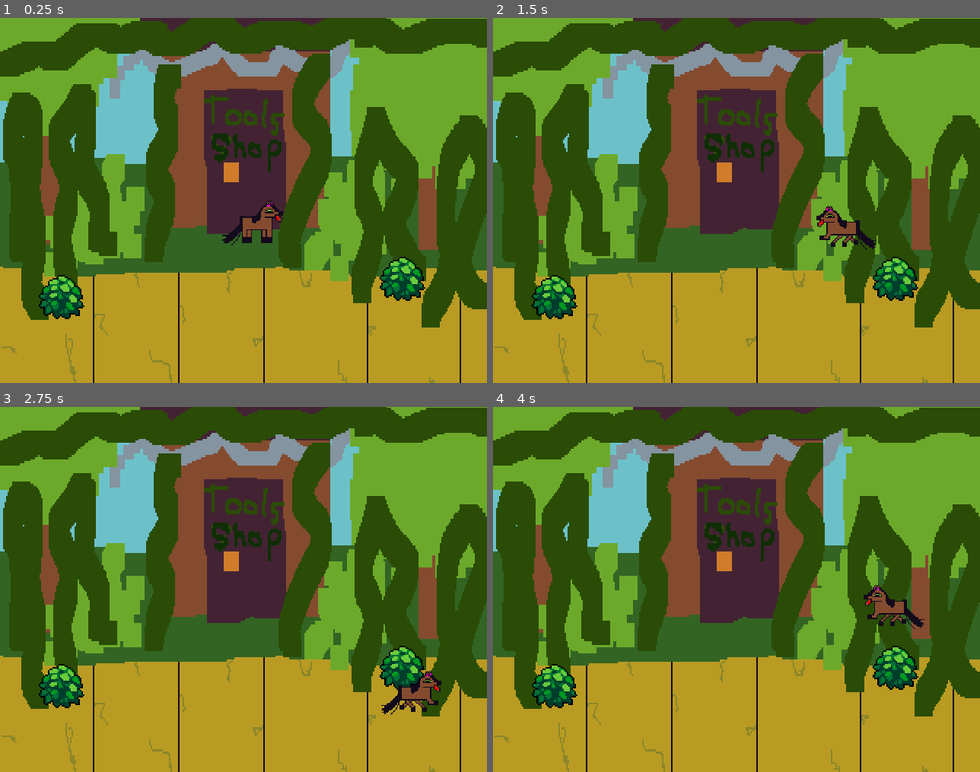
Above: before the commit, frames 1-4 (two rows, left to right).
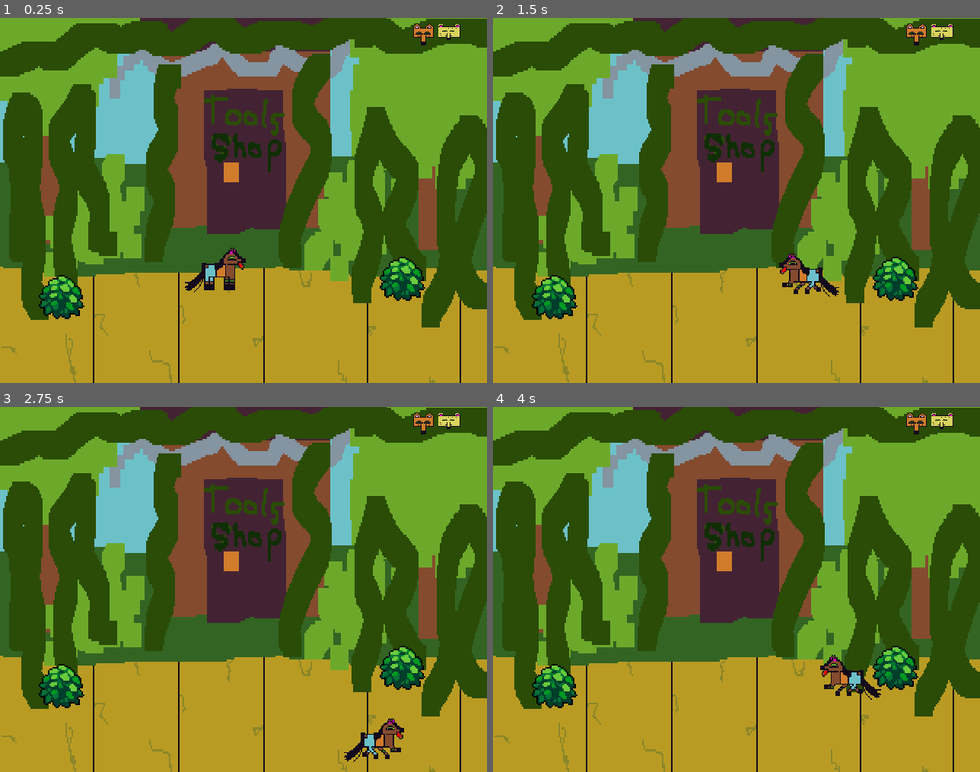
Above: after the commit, the same moments.

Repository: nicksergeant/animal-topia
Game: Godot game, scene res://World.tscn
Two runs of this game, one before a commit and one after it. Both use one fixed random seed, a clock stepped at 60 frames per second and the inputs below.
Inputs (mouse positions are in pixels of both pictures, inside the frame that each line leads up to):
- Up to frame 1 (0.25 s): no input
- Up to frame 2 (1.5 s): tap Enter at 0.5 s; move the mouse to (843, 182) at 0.52 s; hold Right (ui_right) 0.53-1.28 s; click (843, 182) at 0.67 s; move the mouse to (639, 218) at 1.27 s; hold Down (ui_down) from 1.28 s (still down); click (639, 218) at 1.42 s
- Up to frame 3 (2.75 s): move the mouse to (292, 509) at 2.02 s; release Down (ui_down) at 2.03 s; hold Right (ui_right) from 2.03 s (still down); click (292, 509) at 2.17 s
- Up to frame 4 (4 s): move the mouse to (712, 662) at 2.77 s; release Right (ui_right) at 2.78 s; hold Up (ui_up) 2.78-3.53 s; click (712, 662) at 2.92 s; move the mouse to (882, 644) at 3.52 s; hold Left (ui_left) from 3.53 s (still down); click (882, 644) at 3.67 s

The runs differ from the first frame. In frame 1, 1.7% of the frame differs, in the area x 37-95%, y 1-76%; in frame 2, 1.6%; in frame 3, 1.6%; in frame 4, 1.6%.

Commit message:
Char switching that doesn't work

Diff:
--- /dev/null
+++ b/Player/CheetahIcon.gd
@@ -0,0 +1,11 @@
+extends Sprite
+
+onready var playerSprite = get_node("/root/World/Player/CharacterSprite")
+
+func _unhandled_input(event):
+    if event is InputEventMouseButton and event.pressed and not event.is_echo() and event.button_index == BUTTON_LEFT:
+        var pos = position + offset - ( (texture.get_size() / 2.0) if centered else Vector2() ) # added this 2
+        if Rect2(pos, texture.get_size()).has_point(event.position): # added this
+            print("Cheetah")
+            playerSprite.texture = load("res://Player/Cheetah.png")
+            get_tree().set_input_as_handled() # if you don't want subsequent input callbacks to respond to this input
--- /dev/null
+++ b/Player/FoxIcon.gd
@@ -0,0 +1,11 @@
+extends Sprite
+
+onready var playerSprite = get_node("/root/World/Player/CharacterSprite")
+
+func _unhandled_input(event):
+    if event is InputEventMouseButton and event.pressed and not event.is_echo() and event.button_index == BUTTON_LEFT:
+        var pos = position + offset - ( (texture.get_size() / 2.0) if centered else Vector2() ) # added this 2
+        if Rect2(pos, texture.get_size()).has_point(event.position): # added this
+            print("Fox")
+            playerSprite.texture = load("res://Player/Fox.png")
+            get_tree().set_input_as_handled() # if you don't want subsequent input callbacks to respond to this input
--- a/Player/Player.tscn
+++ b/Player/Player.tscn
@@ -11,7 +11,7 @@
 length = 0.1
 loop = true
 tracks/0/type = "value"
-tracks/0/path = NodePath("Maned Wolf:frame")
+tracks/0/path = NodePath("CharacterSprite:frame")
 tracks/0/interp = 1
 tracks/0/loop_wrap = true
 tracks/0/imported = false
@@ -28,7 +28,7 @@
 length = 0.1
 loop = true
 tracks/0/type = "value"
-tracks/0/path = NodePath("Maned Wolf:frame")
+tracks/0/path = NodePath("CharacterSprite:frame")
 tracks/0/interp = 1
 tracks/0/loop_wrap = true
 tracks/0/imported = false
@@ -45,7 +45,7 @@
 length = 0.1
 loop = true
 tracks/0/type = "value"
-tracks/0/path = NodePath("Maned Wolf:frame")
+tracks/0/path = NodePath("CharacterSprite:frame")
 tracks/0/interp = 1
 tracks/0/loop_wrap = true
 tracks/0/imported = false
@@ -62,7 +62,7 @@
 length = 0.1
 loop = true
 tracks/0/type = "value"
-tracks/0/path = NodePath("Maned Wolf:frame")
+tracks/0/path = NodePath("CharacterSprite:frame")
 tracks/0/interp = 1
 tracks/0/loop_wrap = true
 tracks/0/imported = false
@@ -78,7 +78,7 @@
 length = 0.2
 loop = true
 tracks/0/type = "value"
-tracks/0/path = NodePath("Maned Wolf:frame")
+tracks/0/path = NodePath("CharacterSprite:frame")
 tracks/0/interp = 1
 tracks/0/loop_wrap = true
 tracks/0/imported = false
@@ -94,7 +94,7 @@
 length = 0.2
 loop = true
 tracks/0/type = "value"
-tracks/0/path = NodePath("Maned Wolf:frame")
+tracks/0/path = NodePath("CharacterSprite:frame")
 tracks/0/interp = 1
 tracks/0/loop_wrap = true
 tracks/0/imported = false
@@ -110,7 +110,7 @@
 length = 0.2
 loop = true
 tracks/0/type = "value"
-tracks/0/path = NodePath("Maned Wolf:frame")
+tracks/0/path = NodePath("CharacterSprite:frame")
 tracks/0/interp = 1
 tracks/0/loop_wrap = true
 tracks/0/imported = false
@@ -126,7 +126,7 @@
 length = 0.2
 loop = true
 tracks/0/type = "value"
-tracks/0/path = NodePath("Maned Wolf:frame")
+tracks/0/path = NodePath("CharacterSprite:frame")
 tracks/0/interp = 1
 tracks/0/loop_wrap = true
 tracks/0/imported = false
@@ -206,8 +206,8 @@
 scale = Vector2( 0.75, 0.75 )
 script = ExtResource( 1 )
 
-[node name="Maned Wolf" type="Sprite" parent="."]
-position = Vector2( 0.885927, -10.9543 )
+[node name="CharacterSprite" type="Sprite" parent="."]
+position = Vector2( 0, -12.2093 )
 texture = ExtResource( 2 )
 hframes = 8
 frame = 2
--- /dev/null
+++ b/Player/SwitchToCheetah.tscn
@@ -0,0 +1,13 @@
+[gd_scene load_steps=3 format=2]
+
+[ext_resource path="res://Player/CheetahIcon.gd" type="Script" id=1]
+[ext_resource path="res://Player/cheetah-face.png" type="Texture" id=2]
+
+[node name="SwitchToCheetah" type="Area2D"]
+
+[node name="CheetahIcon" type="Sprite" parent="."]
+position = Vector2( 294.155, 9.17552 )
+scale = Vector2( 0.375326, 0.330863 )
+z_index = 1
+texture = ExtResource( 2 )
+script = ExtResource( 1 )
--- /dev/null
+++ b/Player/SwitchToFox.tscn
@@ -0,0 +1,20 @@
+[gd_scene load_steps=4 format=2]
+
+[ext_resource path="res://Player/FoxIcon.gd" type="Script" id=1]
+[ext_resource path="res://Player/fox-face.png" type="Texture" id=2]
+
+[sub_resource type="RectangleShape2D" id=1]
+extents = Vector2( 7.50412, 7.06757 )
+
+[node name="SwitchToFox" type="Area2D"]
+
+[node name="FoxIcon" type="Sprite" parent="."]
+position = Vector2( 294.102, 10.6112 )
+scale = Vector2( 0.586444, 0.51697 )
+z_index = 1
+texture = ExtResource( 2 )
+script = ExtResource( 1 )
+
+[node name="CollisionShape2D" type="CollisionShape2D" parent="."]
+position = Vector2( 294.155, 10.7506 )
+shape = SubResource( 1 )
--- a/World.tscn
+++ b/World.tscn
@@ -1,8 +1,10 @@
-[gd_scene load_steps=4 format=2]
+[gd_scene load_steps=6 format=2]
 
 [ext_resource path="res://Player/Player.tscn" type="PackedScene" id=1]
 [ext_resource path="res://World/Bush.tscn" type="PackedScene" id=2]
+[ext_resource path="res://Player/SwitchToCheetah.tscn" type="PackedScene" id=3]
 [ext_resource path="res://Scenes.png" type="Texture" id=4]
+[ext_resource path="res://Player/SwitchToFox.tscn" type="PackedScene" id=5]
 
 [node name="World" type="YSort"]
 position = Vector2( 1, 0 )
@@ -14,10 +16,15 @@
 hframes = 2
 
 [node name="Player" parent="." instance=ExtResource( 1 )]
-position = Vector2( 167, 144 )
+position = Vector2( 143, 176 )
 
 [node name="Bush" parent="." instance=ExtResource( 2 )]
 position = Vector2( 263, 176 )
 
 [node name="Bush2" parent="." instance=ExtResource( 2 )]
 position = Vector2( 39, 187.91 )
+
+[node name="SwitchToCheetah" parent="." instance=ExtResource( 3 )]
+
+[node name="SwitchToFox" parent="." instance=ExtResource( 5 )]
+position = Vector2( -17, 0 )
Binary file added: Player/Cheetah.png
Not shown, added: Player/Cheetah.png.import
Binary file added: Player/Fox.png
Not shown, added: Player/Fox.png.import
Binary file changed: Player/Maned Wolf.png
Binary file added: Player/cheetah-face.png
Not shown, added: Player/cheetah-face.png.import
Binary file added: Player/fox-face.png
Not shown, added: Player/fox-face.png.import
Binary file added: Player/maned-wolf-face.png
Not shown, added: Player/maned-wolf-face.png.import
